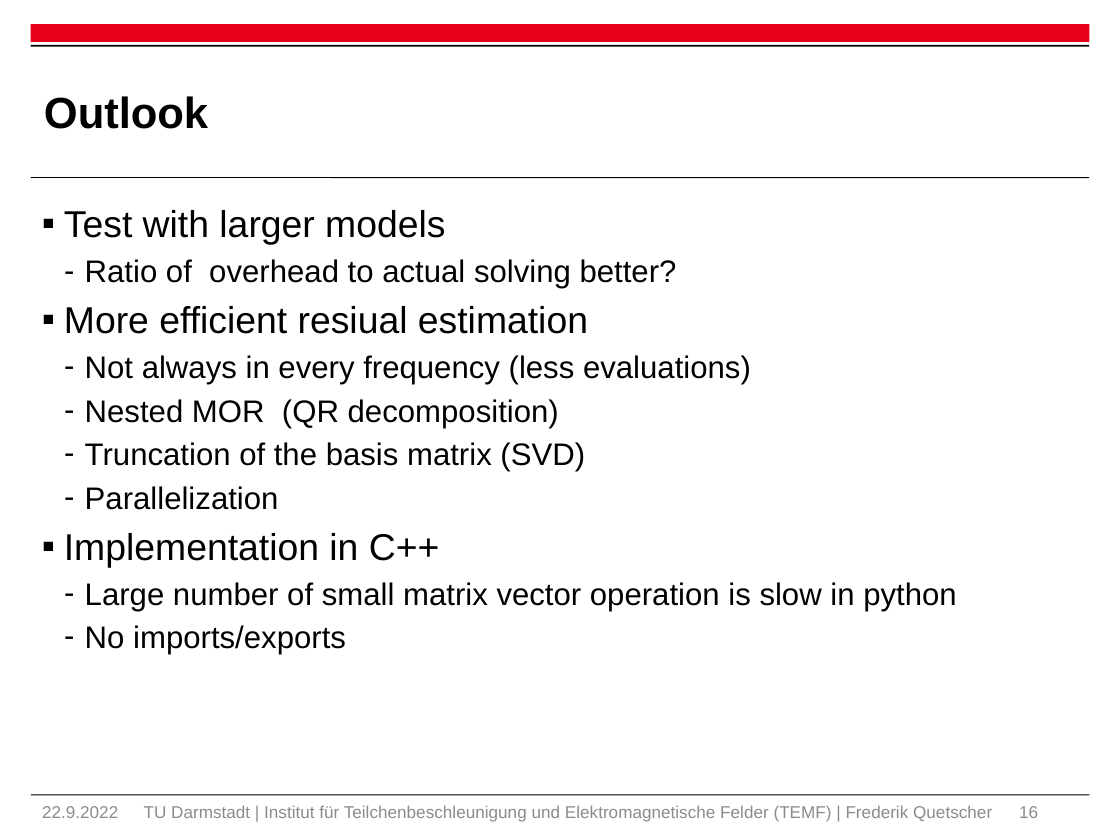
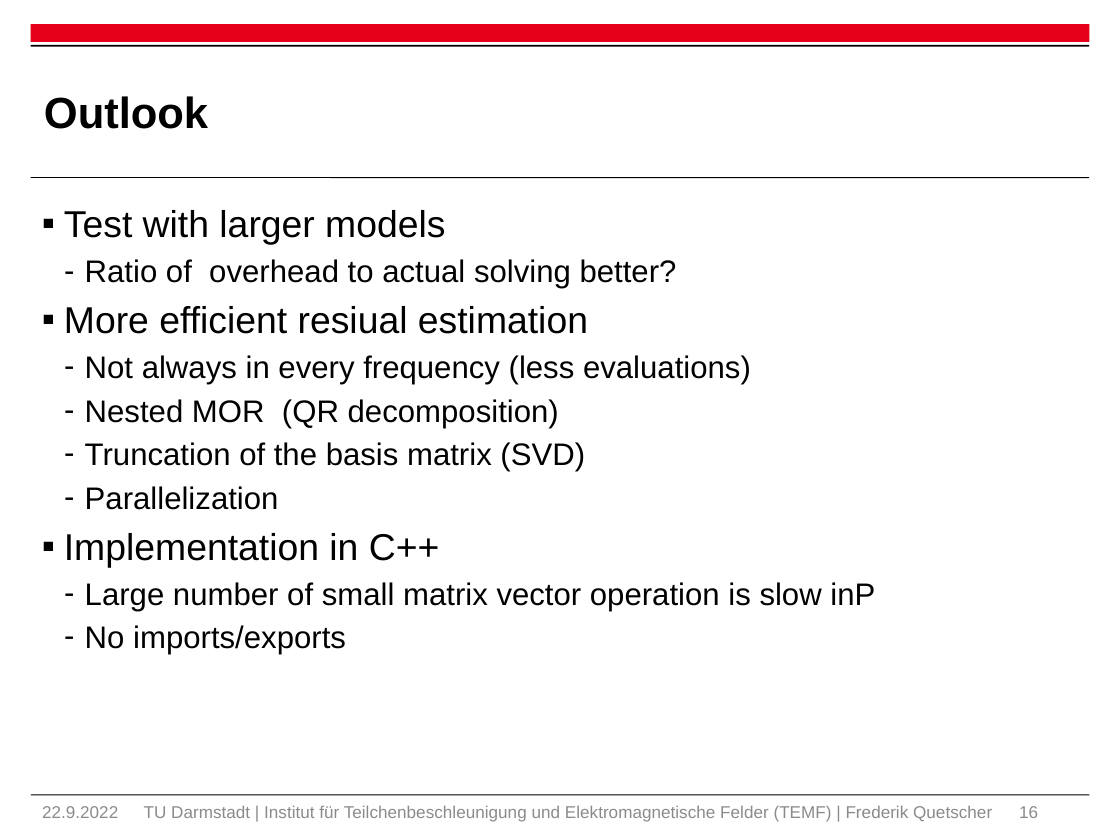
Before and after one commit to Fred234567890/interactive_mor_felis, a slide deck: slide 16 of Mor presi.pptx. Drawn at 1120x840 pixels with LibreOffice and Linux fonts; fonts in the diff are those of the drawing; background and template pictures are left out. Boxes give left, top, right and bottom in pixels: in the first picture for what was removed or moved away, otherwise in the second. Text is boxed around its words. In the diff, an @@ line names an element or a change of style, - is before the commit and + after.

```diff
--- a/Mor presi.pptx
+++ b/Mor presi.pptx
@@ text at box(85, 582, 875, 611): text changed @@
-  – Large number of small matrix vector operation is slow in python
+  – Large number of small matrix vector operation is slow inP
```
Also in this commit, not shown: 5 other slides changed, 3 other files.
